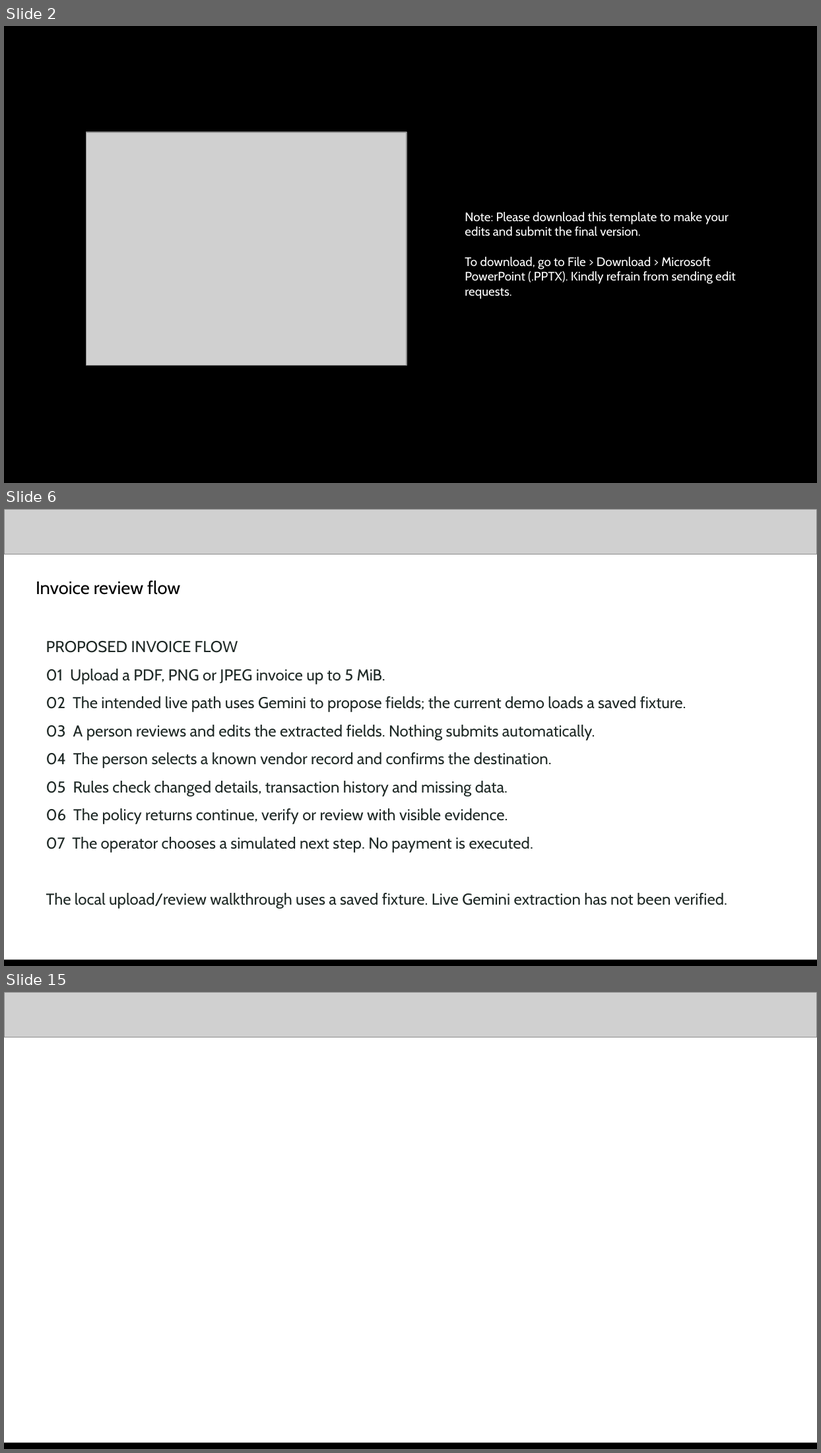
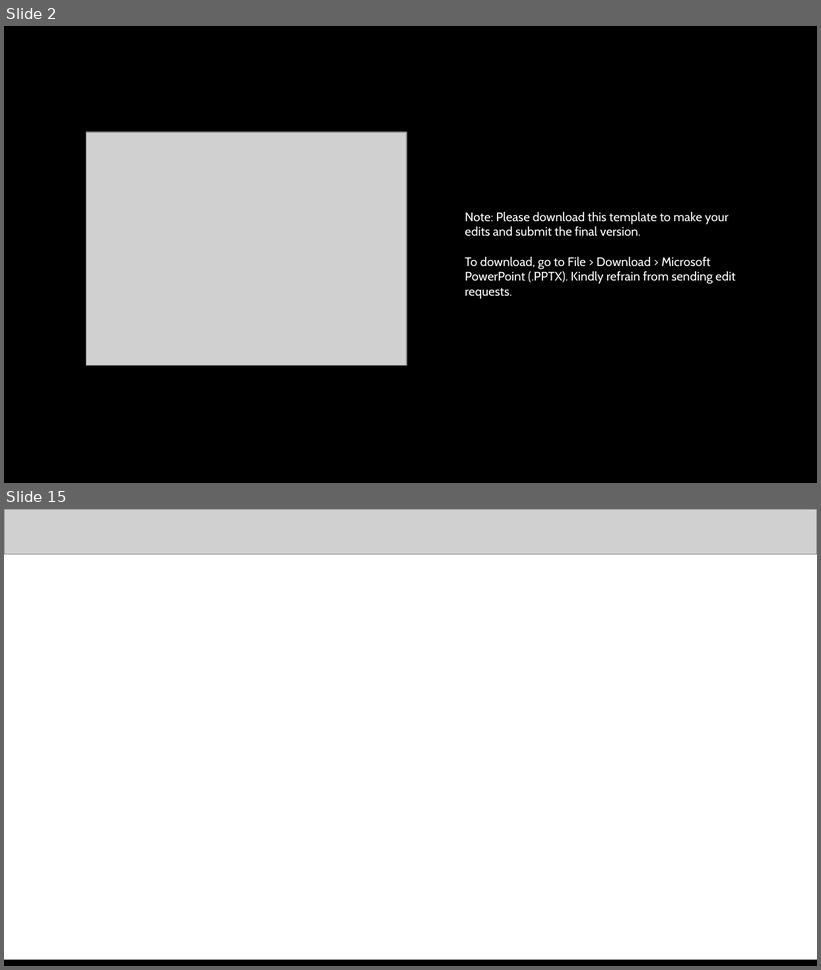
Before and after one commit to NikhilBudaniya/scamshield, a slide deck: artifacts/scamshield-hack2skill-submission.pptx. Shown one above the other, each under a label of ours: slides 2, 6 and 15 before the commit, slides 2 and 15 after it; the slides between them are not shown. The pictures are 821x1453 and 821x970 pixels, drawn with LibreOffice and Linux fonts; fonts in the diff are those of the drawing; grey boxes stand for pictures. Boxes give left, top, right and bottom in pixels: in the first picture for what was removed or moved away, otherwise in the second. Text is boxed around its words. In the diff, an @@ line names an element or a change of style, - is before the commit and + after.

Commit message:
Prepare verified hackathon deck and three-minute demo

```diff
--- a/artifacts/scamshield-hack2skill-submission.pptx
+++ b/artifacts/scamshield-hack2skill-submission.pptx
@@ slide 6 removed at box(4, 509, 817, 966), background #FFFFFF @@
@@ picture removed at box(4, 509, 817, 554) @@
@@ text removed at box(36, 580, 180, 595) @@
-Invoice review flow
@@ text removed at box(46, 641, 727, 909) @@
-PROPOSED INVOICE FLOW
-01 Upload a PDF, PNG or JPEG invoice up to 5 MiB.
-02 The intended live path uses Gemini to propose fields; the current demo loads a saved fixture.
-03 A person reviews and edits the extracted fields. Nothing submits automatically.
-04 The person selects a known vendor record and confirms the destination.
-05 Rules check changed details, transaction history and missing data.
-06 The policy returns continue, verify or review with visible evidence.
-07 The operator chooses a simulated next step. No payment is executed.
-The local upload/review walkthrough uses a saved fixture. Live Gemini extraction has not been verified.
@@ picture removed at box(4, 962, 817, 966) @@
@@ rectangle removed at box(4, 960, 817, 966) @@
```
Also in this commit, not shown: 7 slides changed, 5 slides added, 4 other slides removed, 28 other files.
